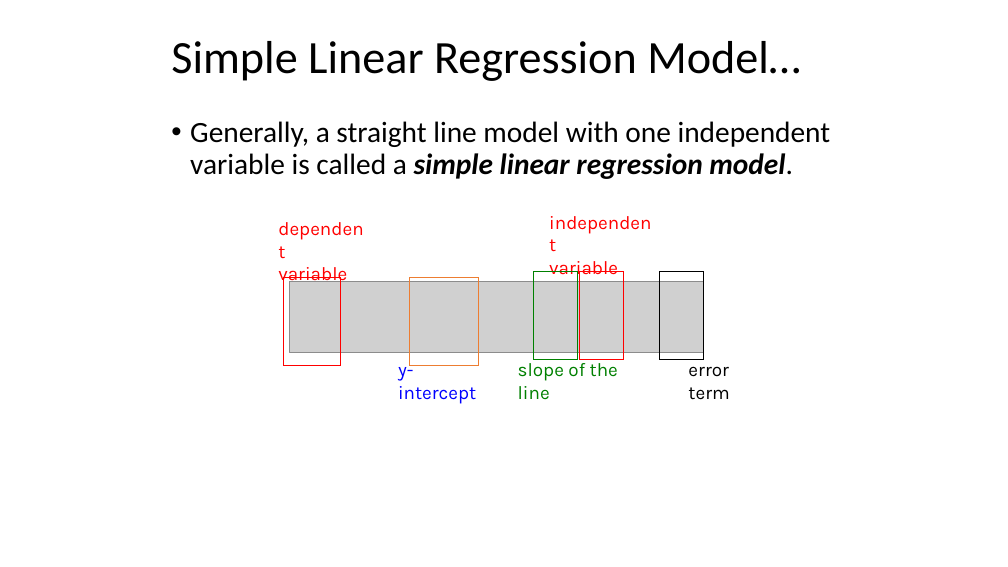
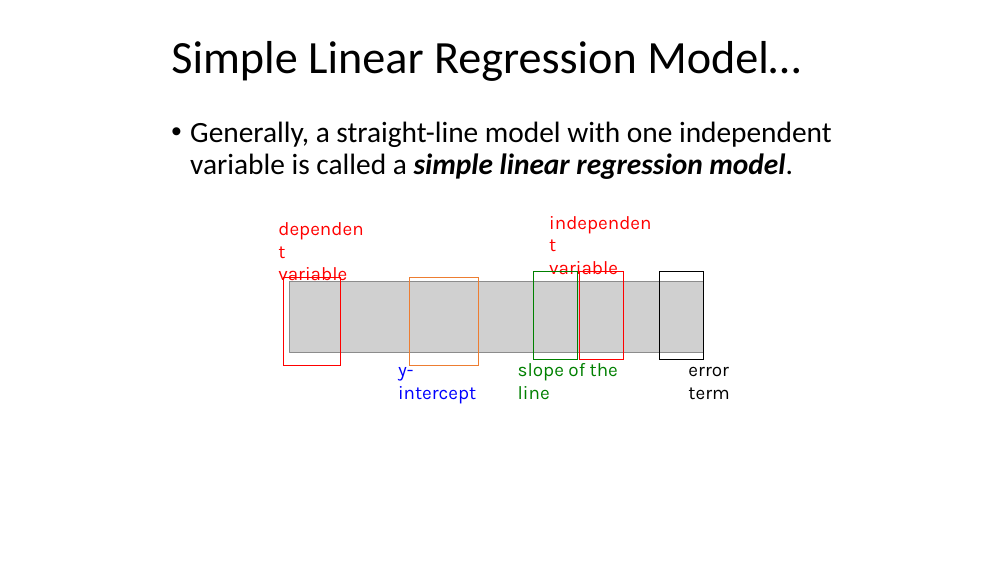
Before and after one commit to motazsaad/Math-Statistics-DataScience, a slide deck: slide 17 of slides/Linear Regerssion.pptx (slide 16 before the commit). Drawn at 1008x567 pixels with LibreOffice and Linux fonts; fonts in the diff are those of the drawing; grey boxes stand for pictures. Boxes give left, top, right and bottom in pixels: in the first picture for what was removed or moved away, otherwise in the second. Text is boxed around its words. In the diff, an @@ line names an element or a change of style, - is before the commit and + after.

```diff
--- a/slides/Linear Regerssion.pptx
+++ b/slides/Linear Regerssion.pptx
@@ text at <box>190,121,793,179</box>: text changed @@
-• Generally, a straight line model with one independent variable is called a simple linear regression model.
+• Generally, a straight-line model with one independent variable is called a simple linear regression model.
```
Also in this commit, not shown: 10 other slides changed, 2 slides added, 13 slides removed.
